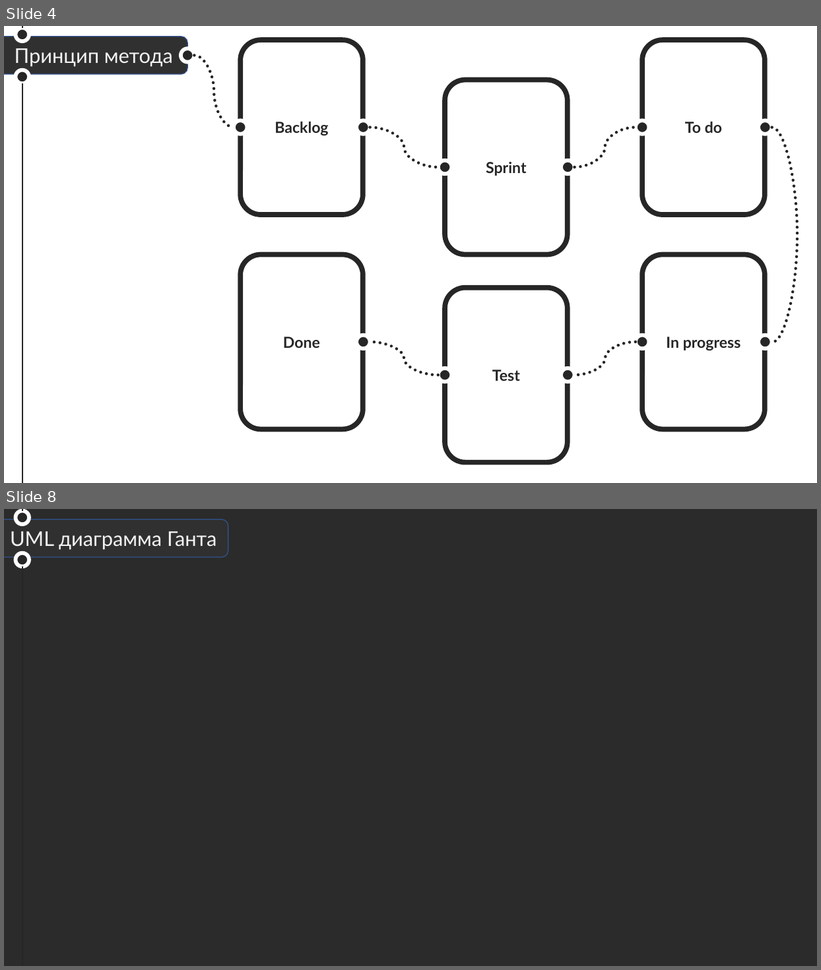
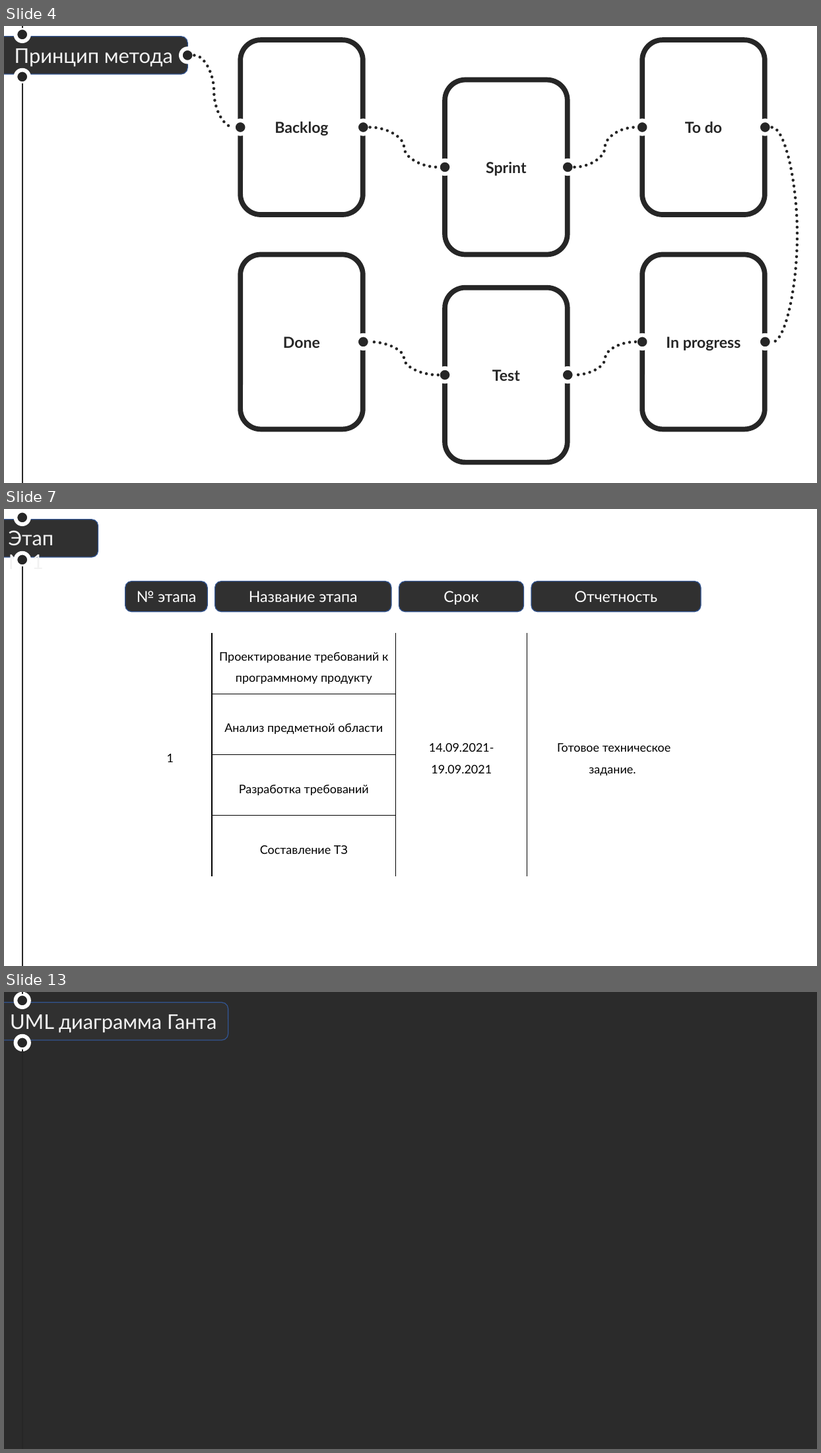
Before and after one commit to AigizIskuzhin/WriteMe, a slide deck: Documentation/Presentations/Презентация по веб-приложению.pptx. Shown one above the other, each under a label of ours: slides 4 and 8 before the commit, slides 4, 7 and 13 after it; the slides between them are not shown. The pictures are 821x970 and 821x1453 pixels, drawn with LibreOffice and Linux fonts; fonts in the diff are those of the drawing; background and template pictures are left out; a plain dark background stands for a picture behind light text. Boxes give left, top, right and bottom in pixels: in the first picture for what was removed or moved away, otherwise in the second. Text is boxed around its words. In the diff, an @@ line names an element or a change of style, - is before the commit and + after.

```diff
--- a/Documentation/Presentations/Презентация по веб-приложению.pptx
+++ b/Documentation/Presentations/Презентация по веб-приложению.pptx
@@ slide 7 added at bbox=[4, 509, 817, 966], background #FFFFFF @@
@@ rounded rectangle added at bbox=[4, 520, 98, 557], fill #303030, outline #325491 1 pt @@
@@ ellipse added at bbox=[16, 511, 29, 524], fill #262626, outline #FFFFFF 4.5 pt @@
@@ line added from (22, 511) to (22, 509), #262626 1.25 pt @@
@@ text added at bbox=[8, 530, 54, 574], 24 pt, text #F2F2F2 @@
+Этап №1
@@ ellipse added at bbox=[16, 553, 29, 566], fill #262626, outline #FFFFFF 4.5 pt @@
@@ line added from (22, 566) to (22, 966), #262626 1.25 pt @@
@@ rounded rectangle added at bbox=[125, 582, 208, 612], fill #303030, outline #325491 1 pt, 18 pt, text #FFFFFF @@
+№ этапа
@@ rounded rectangle added at bbox=[215, 582, 391, 612], fill #303030, outline #325491 1 pt, 18 pt, text #FFFFFF @@
+Название этапа
@@ rounded rectangle added at bbox=[399, 582, 524, 612], fill #303030, outline #325491 1 pt, 18 pt, text #FFFFFF @@
+Срок
@@ rounded rectangle added at bbox=[531, 582, 701, 612], fill #303030, outline #325491 1 pt, 18 pt, text #FFFFFF @@
+Отчетность
@@ table added at bbox=[129, 633, 701, 877], 4 rows, 4 columns @@
+1 | Проектирование требований к программному продукту | 14.09.2021-19.09.2021 | Готовое техническое задание.
+ | Анализ предметной области |  | 
+ | Разработка требований |  | 
+ | Составление ТЗ |  | 
@@ what was slide 8 is now slide 13 @@
```
Also in this commit, not shown: 6 other slides added, 2 slides removed.
